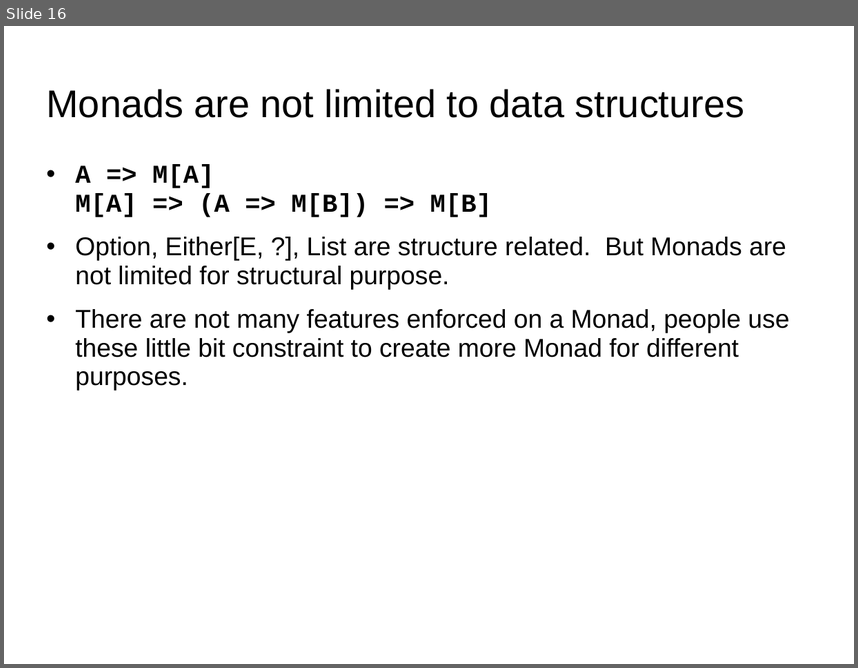
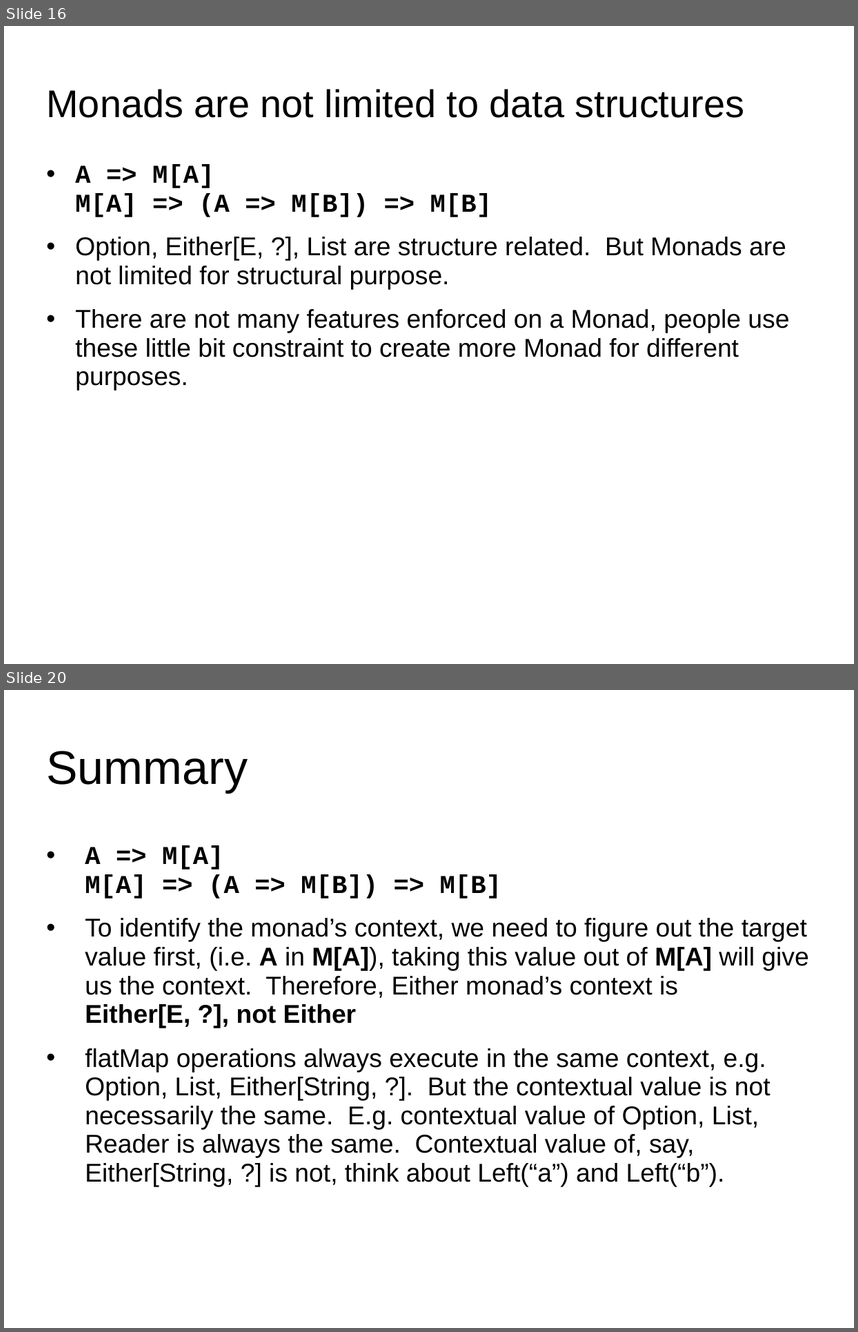
Before and after one commit to amywong-monster/Presentations, a slide deck: 2021-09-16-Basic-FP-Pattern.ppt. Shown one above the other, each under a label of ours: slide 16 before the commit, slides 16 and 20 after it; the slides between them are not shown. The pictures are 858x668 and 858x1332 pixels, drawn with LibreOffice and Linux fonts; fonts in the diff are those of the drawing. Boxes give left, top, right and bottom in pixels: in the first picture for what was removed or moved away, otherwise in the second. Text is boxed around its words. In the diff, an @@ line names an element or a change of style, - is before the commit and + after.

```diff
--- a/2021-09-16-Basic-FP-Pattern.ppt
+++ b/2021-09-16-Basic-FP-Pattern.ppt
@@ slide 20 added at <box>4,690,854,1328</box>, background #FFFFFF @@
@@ title added at <box>46,751,248,793</box>, 44 pt, text #000000 @@
+Summary
@@ text added at <box>85,846,809,1187</box>, 24 pt, text #000000 @@
+• A => M[A]
+  M[A] => (A => M[B]) => M[B]
+• To identify the monad’s context, we need to figure out the target value first, (i.e. A in M[A]), taking this value out of M[A] will give us the context. Therefore, Either monad’s context is Either[E, ?], not Either
+• flatMap operations always execute in the same context, e.g. Option, List, Either[String, ?]. But the contextual value is not necessarily the same. E.g. contextual value of Option, List, Reader is always the same. Contextual value of, say, Either[String, ?] is not, think about Left(“a”) and Left(“b”).
```
Also in this commit, not shown: 1 slide changed, 3 other slides added.
